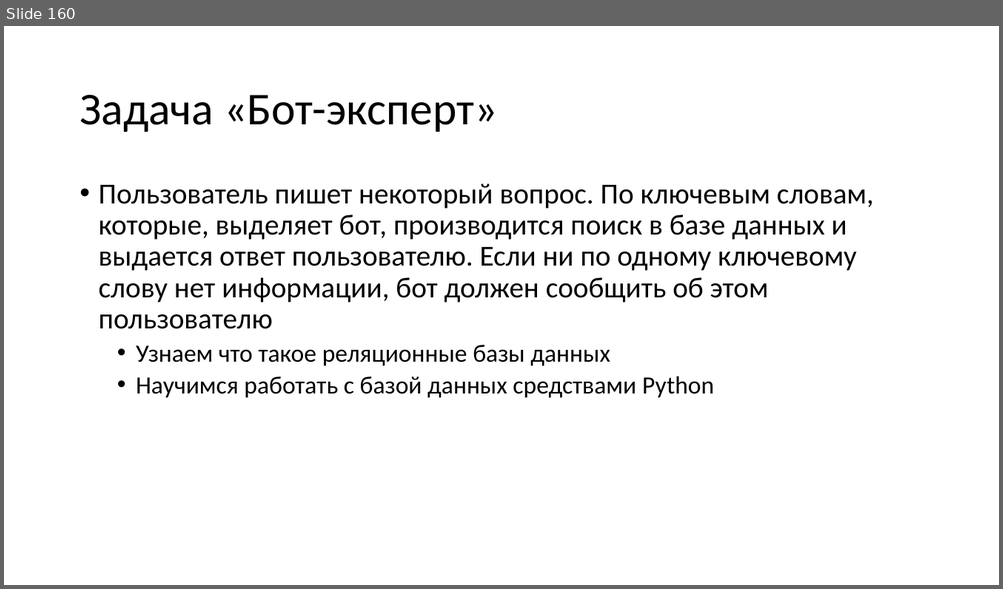
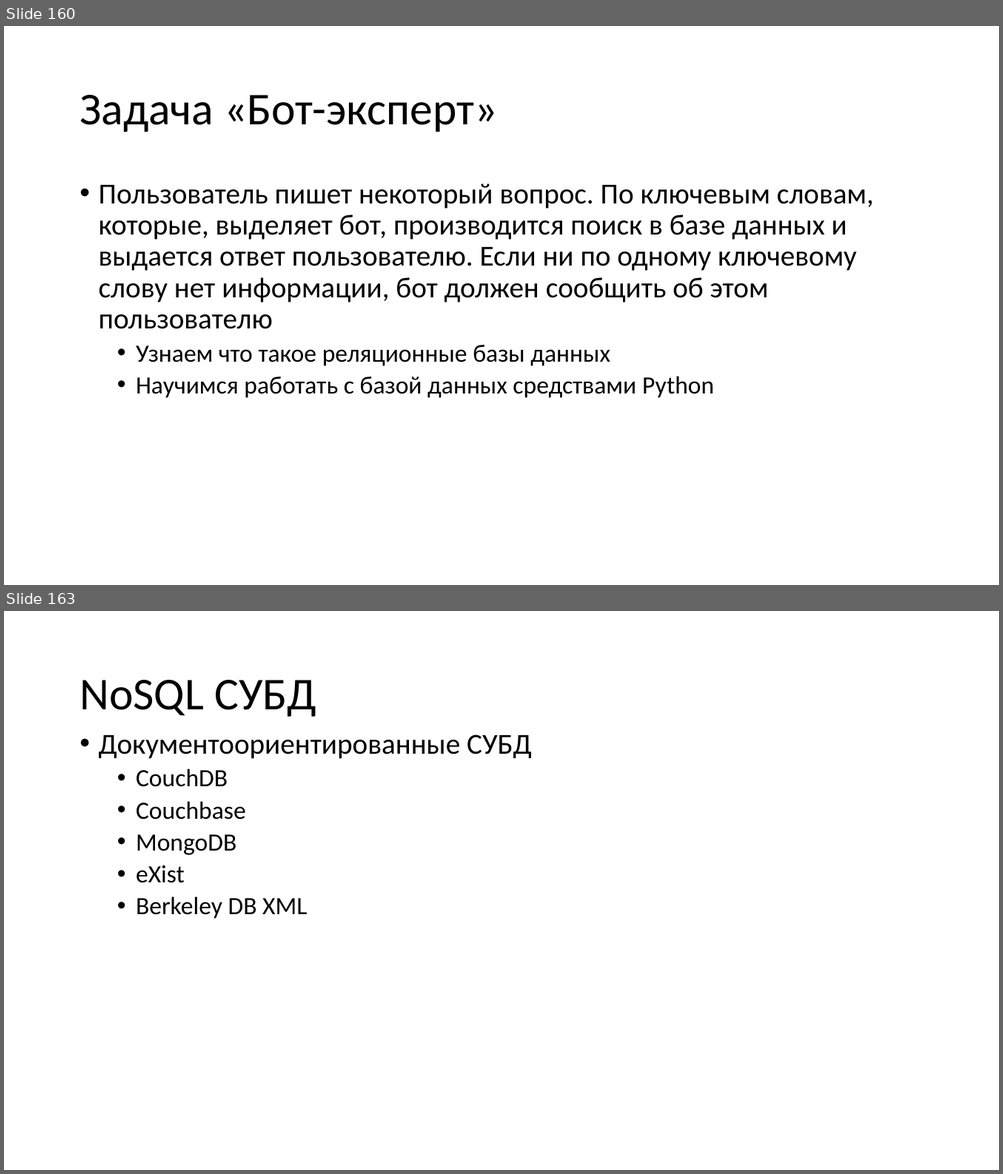
Before and after one commit to paveltsytovich/telegram-course, a slide deck: Presentation/Разработка ботов для телеграмм на Python.pptx. Shown one above the other, each under a label of ours: slide 160 before the commit, slides 160 and 163 after it; the slides between them are not shown. The pictures are 1003x589 and 1003x1174 pixels, drawn with LibreOffice and Linux fonts; fonts in the diff are those of the drawing. Boxes give left, top, right and bottom in pixels: in the first picture for what was removed or moved away, otherwise in the second. Text is boxed around its words. In the diff, an @@ line names an element or a change of style, - is before the commit and + after.

Commit message:
опредение NoSQL. Описание mongoDB. Разметка модуля

```diff
--- a/Presentation/Разработка ботов для телеграмм на Python.pptx
+++ b/Presentation/Разработка ботов для телеграмм на Python.pptx
@@ slide 163 added at (4, 611, 999, 1170), background #FFFFFF @@
@@ title added at (79, 680, 316, 717), 44 pt, text #000000 @@
+NoSQL СУБД
@@ text added at (99, 735, 532, 919), 24 pt, text #000000 @@
+• Документоориентированные СУБД
+  • CouchDB
+  • Couchbase
+  • MongoDB
+  • eXist
+  • Berkeley DB XML
```
Also in this commit, not shown: 8 other slides added, 1 slide removed.
